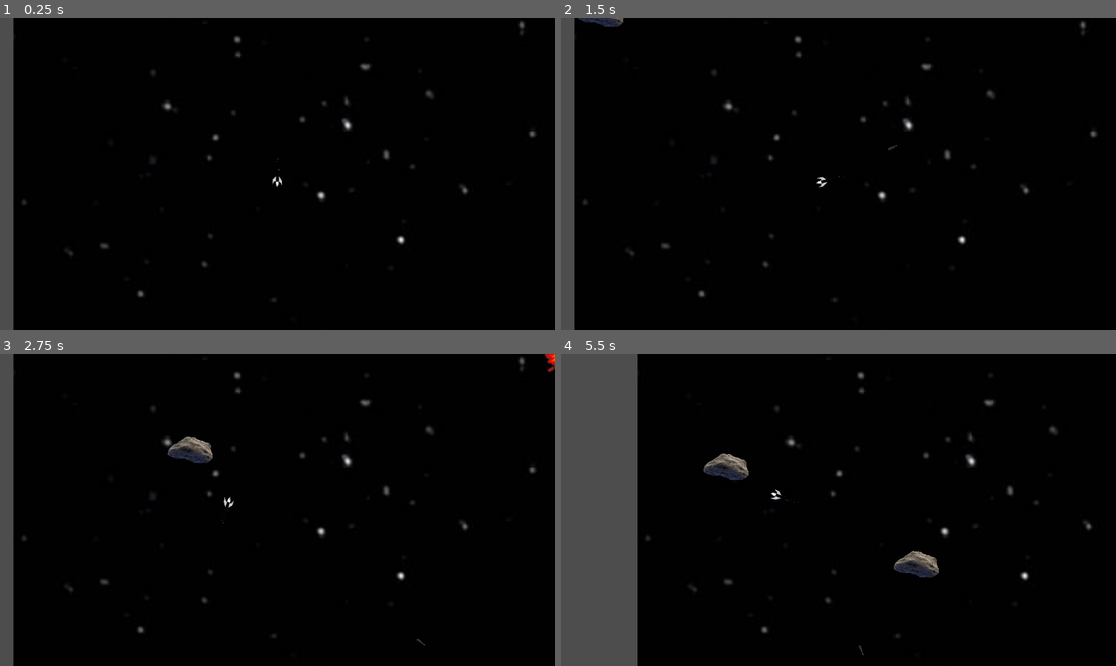
Above: before the commit, frames 1-4 (two rows, left to right).
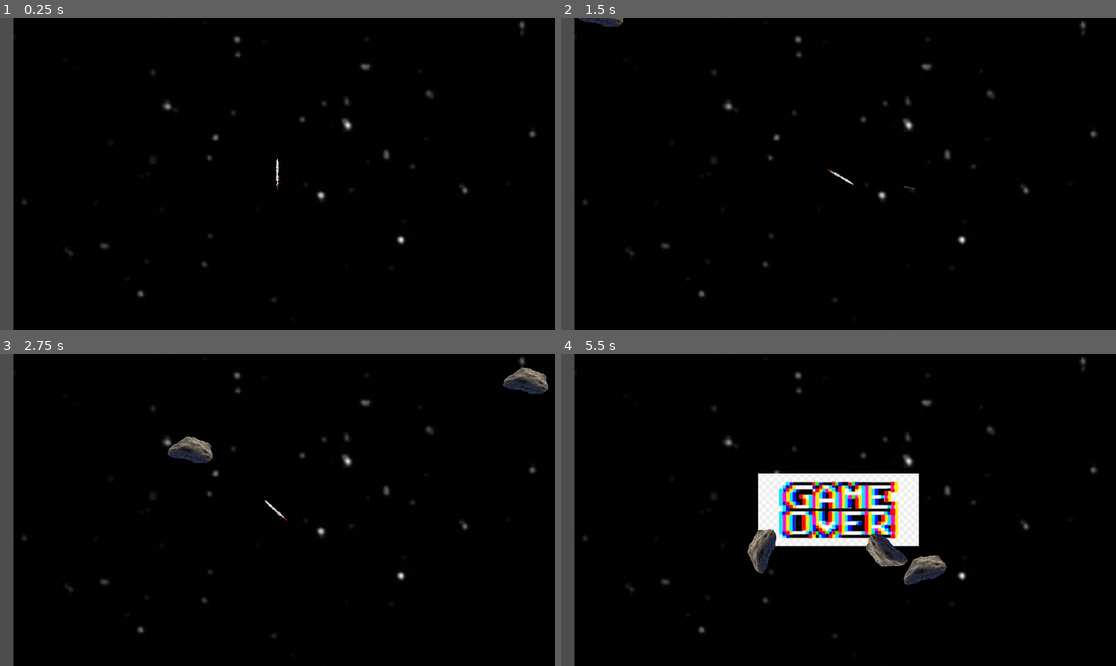
Above: after the commit, the same moments.

Repository: tralph3/PapelinusInTrouble
Game: Godot game, scene res://MainScene/MainScene.tscn
The game is run twice, just before and just after one commit, with the same random seed, the same clock (stepped at 60 frames per second) and the same inputs. Sound files missing from this copy of the repository are replaced by a short silence.
Inputs:
- Up to frame 1 (0.25 s): no input
- Up to frame 2 (1.5 s): tap Enter at 0.5 s; hold D (rotate_right) 0.53-1.28 s; tap H (shoot) at 0.6, 1.35 s; hold S (move_backwards) from 1.28 s (still down)
- Up to frame 3 (2.75 s): release S (move_backwards) at 2.03 s; hold D (rotate_right) from 2.03 s (still down); tap H (shoot) at 2.1 s
- Up to frame 4 (5.5 s): release D (rotate_right) at 2.78 s; hold W (move_forwards) 2.78-3.53 s; tap H (shoot) every 0.75 s from 2.85 to 5.1 s; hold A (rotate_left) 3.53-5.03 s; hold S (move_backwards) from 5.03 s (still down)

The runs differ from the first frame. In frame 1, less than 0.1% of the frame differs, in the area x 49-51%, y 44-56%; in frame 2, less than 0.1%; in frame 3, 0.6%; in frame 4, 20%, in the area x 2-97%, y 0-100%.

Commit message:
Make player move as in space xd

Diff:
--- a/Asteroid/Asteroid.tscn
+++ b/Asteroid/Asteroid.tscn
@@ -630,6 +630,7 @@
 
 [node name="Asteroid" type="RigidBody2D"]
 gravity_scale = 0.0
+contact_monitor = true
 script = ExtResource("1_pbhxd")
 
 [node name="Area2D" type="Area2D" parent="."]
--- a/Player/Player.gd
+++ b/Player/Player.gd
@@ -1,43 +1,38 @@
 extends RigidBody2D
 
-@export var ROTATION_SPEED = 75000.0
-@export var MAX_SPEED = 5.0
-@export var FRICTION = 0.05
-@export var ACCELERATION = 0.02
-@export var BRAKE_FRICTION = 0.1
+@export var max_velocity = 500.0
+@export var thrust = Vector2(0, 500)
+@export var torque = 2000.0
 @export var MUNITION:  PackedScene = preload("res://Bullet/Bullet.tscn")
 
-var current_speed = 0.0
-var movement_direction = Vector2(cos(rotation - PI/2), sin(rotation - PI/2))
 var can_shoot = true
 var dead = false
 
 signal died
 
-func _ready():
-	$Sprite2D.play("idle")
+func _integrate_forces(state):
+	var delta = state.step
+	if not dead:
+		handle_input(delta, state)
+	else:
+		state.set_linear_velocity(Vector2.ZERO)
+		state.set_angular_velocity(0.0)
 
-func _physics_process(delta):
-	if not dead:
-		handle_input(delta)
-
-func _integrate_forces(state):
-	var current_velocity = state.get_linear_velocity()
-	var new_velocity = clamp(current_velocity, Vector2(-MAX_SPEED, -MAX_SPEED), Vector2(MAX_SPEED, MAX_SPEED))
-	state.set_linear_velocity(new_velocity)
-
-func handle_input(delta):
-	handle_movement(delta)
+func handle_input(delta, state):
+	handle_movement(delta, state)
 	handle_shoot()
 
-func handle_movement(delta):
-	var rotation_direction = Input.get_axis("rotate_left", "rotate_right")
-	var throttle = Input.get_axis("move_backwards", "move_forwards")
-
-	movement_direction = Vector2(cos(rotation - PI/2), sin(rotation - PI/2))
-	movement_direction *= MAX_SPEED * delta * throttle
-	apply_force(movement_direction*100000)
-	apply_torque(rotation_direction * ROTATION_SPEED * delta)
+func handle_movement(delta, state):
+	if Input.is_action_pressed("move_forwards"):
+		apply_force(state.get_total_gravity() + thrust.rotated(rotation + PI))
+	else:
+		apply_force(state.get_total_gravity() + Vector2.ZERO)
+	var torque_direction = Input.get_axis("rotate_left", "rotate_right")
+	var linear_velocity_x = clamp(state.get_linear_velocity().x, -max_velocity, max_velocity)
+	var linear_velocity_y = clamp(state.get_linear_velocity().y, -max_velocity, max_velocity)
+	state.set_linear_velocity(Vector2(linear_velocity_x, linear_velocity_y))
+	print(state.get_linear_velocity())
+	apply_torque(torque * torque_direction)
 
 func handle_shoot():
 	if Input.is_action_just_pressed("shoot") and can_shoot:
@@ -64,11 +59,8 @@
 
 	return Vector2(x, y).normalized() + position
 
-func check_collision(collision: KinematicCollision2D):
-	if not collision:
-		return
-	var node = collision.get_collider()
-	if node.is_in_group("asteroids"):
+func check_collision(body):
+	if body.is_in_group("asteroids"):
 		morir()
 
 func morir():
@@ -76,15 +68,12 @@
 	$Hitbox.set_deferred("disabled", true)
 	$HitboxParte2.set_deferred("disabled", true)
 	dead = true
-	$Sprite2D.set_scale(Vector2(1, 1))
-	$Sprite2D.play("explosion")
+	$Sprite2D.hide()
 	$AudioStreamPlayer2D.play()
-	$Sprite2D.connect("animation_finished", $Sprite2D.hide)
 
 func revivir():
 	$Hitbox.set_deferred("disabled", false)
 	$HitboxParte2.set_deferred("disabled", false)
 	dead = false
-	$Sprite2D.set_scale(Vector2(0.05, 0.05))
-	$Sprite2D.play("idle")
+	rotation = 0
 	$Sprite2D.show()
--- a/Player/Player.tscn
+++ b/Player/Player.tscn
@@ -1,8 +1,7 @@
-[gd_scene load_steps=44 format=3 uid="uid://c271kwyrgj55y"]
+[gd_scene load_steps=7 format=3 uid="uid://c271kwyrgj55y"]
 
 [ext_resource type="Script" path="res://Player/Player.gd" id="1_p4tlq"]
-[ext_resource type="Texture2D" uid="uid://bfii6ppstgrw4" path="res://Player/explosion.png" id="2_t1doj"]
-[ext_resource type="Texture2D" uid="uid://dp1jhsdlaxqs4" path="res://Player/level1.png" id="3_rwnxo"]
+[ext_resource type="Texture2D" uid="uid://bwa5mq0m3t723" path="res://Player/level2.png" id="2_0s3u7"]
 [ext_resource type="AudioStream" uid="uid://pjvjc7mlpctc" path="res://Player/la_muerte.wav" id="4_bnv8g"]
 
 [sub_resource type="CapsuleShape2D" id="CapsuleShape2D_4odje"]
@@ -12,278 +11,13 @@
 radius = 3.0
 height = 40.0
 
-[sub_resource type="AtlasTexture" id="AtlasTexture_oeul3"]
-atlas = ExtResource("2_t1doj")
-region = Rect2(0, 0, 256, 256)
-
-[sub_resource type="AtlasTexture" id="AtlasTexture_yy16w"]
-atlas = ExtResource("2_t1doj")
-region = Rect2(256, 0, 256, 256)
-
-[sub_resource type="AtlasTexture" id="AtlasTexture_vfv3g"]
-atlas = ExtResource("2_t1doj")
-region = Rect2(512, 0, 256, 256)
-
-[sub_resource type="AtlasTexture" id="AtlasTexture_kr7ns"]
-atlas = ExtResource("2_t1doj")
-region = Rect2(768, 0, 256, 256)
-
-[sub_resource type="AtlasTexture" id="AtlasTexture_7xmyg"]
-atlas = ExtResource("2_t1doj")
-region = Rect2(1024, 0, 256, 256)
-
-[sub_resource type="AtlasTexture" id="AtlasTexture_crb7h"]
-atlas = ExtResource("2_t1doj")
-region = Rect2(1280, 0, 256, 256)
-
-[sub_resource type="AtlasTexture" id="AtlasTexture_w4upq"]
-atlas = ExtResource("2_t1doj")
-region = Rect2(1536, 0, 256, 256)
-
-[sub_resource type="AtlasTexture" id="AtlasTexture_e5c51"]
-atlas = ExtResource("2_t1doj")
-region = Rect2(1792, 0, 256, 256)
-
-[sub_resource type="AtlasTexture" id="AtlasTexture_1j7sb"]
-atlas = ExtResource("2_t1doj")
-region = Rect2(0, 256, 256, 256)
-
-[sub_resource type="AtlasTexture" id="AtlasTexture_75bor"]
-atlas = ExtResource("2_t1doj")
-region = Rect2(256, 256, 256, 256)
-
-[sub_resource type="AtlasTexture" id="AtlasTexture_l3xfv"]
-atlas = ExtResource("2_t1doj")
-region = Rect2(512, 256, 256, 256)
-
-[sub_resource type="AtlasTexture" id="AtlasTexture_fpd7q"]
-atlas = ExtResource("2_t1doj")
-region = Rect2(768, 256, 256, 256)
-
-[sub_resource type="AtlasTexture" id="AtlasTexture_gekq6"]
-atlas = ExtResource("2_t1doj")
-region = Rect2(1024, 256, 256, 256)
-
-[sub_resource type="AtlasTexture" id="AtlasTexture_sgnpd"]
-atlas = ExtResource("2_t1doj")
-region = Rect2(1280, 256, 256, 256)
-
-[sub_resource type="AtlasTexture" id="AtlasTexture_arlhc"]
-atlas = ExtResource("2_t1doj")
-region = Rect2(1536, 256, 256, 256)
-
-[sub_resource type="AtlasTexture" id="AtlasTexture_wlg8b"]
-atlas = ExtResource("2_t1doj")
-region = Rect2(1792, 256, 256, 256)
-
-[sub_resource type="AtlasTexture" id="AtlasTexture_snsav"]
-atlas = ExtResource("2_t1doj")
-region = Rect2(0, 512, 256, 256)
-
-[sub_resource type="AtlasTexture" id="AtlasTexture_sxqoq"]
-atlas = ExtResource("2_t1doj")
-region = Rect2(256, 512, 256, 256)
-
-[sub_resource type="AtlasTexture" id="AtlasTexture_g3025"]
-atlas = ExtResource("2_t1doj")
-region = Rect2(512, 512, 256, 256)
-
-[sub_resource type="AtlasTexture" id="AtlasTexture_g1qxs"]
-atlas = ExtResource("2_t1doj")
-region = Rect2(768, 512, 256, 256)
-
-[sub_resource type="AtlasTexture" id="AtlasTexture_w7m2s"]
-atlas = ExtResource("2_t1doj")
-region = Rect2(1024, 512, 256, 256)
-
-[sub_resource type="AtlasTexture" id="AtlasTexture_cnoi6"]
-atlas = ExtResource("2_t1doj")
-region = Rect2(1280, 512, 256, 256)
-
-[sub_resource type="AtlasTexture" id="AtlasTexture_cdt7j"]
-atlas = ExtResource("2_t1doj")
-region = Rect2(1536, 512, 256, 256)
-
-[sub_resource type="AtlasTexture" id="AtlasTexture_gxph6"]
-atlas = ExtResource("2_t1doj")
-region = Rect2(1792, 512, 256, 256)
-
-[sub_resource type="AtlasTexture" id="AtlasTexture_o3mgd"]
-atlas = ExtResource("2_t1doj")
-region = Rect2(0, 768, 256, 256)
-
-[sub_resource type="AtlasTexture" id="AtlasTexture_11sb4"]
-atlas = ExtResource("2_t1doj")
-region = Rect2(256, 768, 256, 256)
-
-[sub_resource type="AtlasTexture" id="AtlasTexture_wd4rk"]
-atlas = ExtResource("2_t1doj")
-region = Rect2(512, 768, 256, 256)
-
-[sub_resource type="AtlasTexture" id="AtlasTexture_apkwy"]
-atlas = ExtResource("2_t1doj")
-region = Rect2(768, 768, 256, 256)
-
-[sub_resource type="AtlasTexture" id="AtlasTexture_faooo"]
-atlas = ExtResource("2_t1doj")
-region = Rect2(1024, 768, 256, 256)
-
-[sub_resource type="AtlasTexture" id="AtlasTexture_nyyxc"]
-atlas = ExtResource("2_t1doj")
-region = Rect2(1280, 768, 256, 256)
-
-[sub_resource type="AtlasTexture" id="AtlasTexture_t70qd"]
-atlas = ExtResource("2_t1doj")
-region = Rect2(1536, 768, 256, 256)
-
-[sub_resource type="AtlasTexture" id="AtlasTexture_d3f4o"]
-atlas = ExtResource("2_t1doj")
-region = Rect2(1792, 768, 256, 256)
-
-[sub_resource type="AtlasTexture" id="AtlasTexture_nj8ie"]
-atlas = ExtResource("2_t1doj")
-region = Rect2(0, 1024, 256, 256)
-
-[sub_resource type="AtlasTexture" id="AtlasTexture_wcb6x"]
-atlas = ExtResource("2_t1doj")
-region = Rect2(256, 1024, 256, 256)
-
-[sub_resource type="AtlasTexture" id="AtlasTexture_7r6th"]
-atlas = ExtResource("2_t1doj")
-region = Rect2(768, 1024, 256, 256)
-
-[sub_resource type="SpriteFrames" id="SpriteFrames_fvx5u"]
-animations = [{
-"frames": [{
-"duration": 1.0,
-"texture": SubResource("AtlasTexture_oeul3")
-}, {
-"duration": 1.0,
-"texture": SubResource("AtlasTexture_yy16w")
-}, {
-"duration": 1.0,
-"texture": SubResource("AtlasTexture_vfv3g")
-}, {
-"duration": 1.0,
-"texture": SubResource("AtlasTexture_kr7ns")
-}, {
-"duration": 1.0,
-"texture": SubResource("AtlasTexture_7xmyg")
-}, {
-"duration": 1.0,
-"texture": SubResource("AtlasTexture_crb7h")
-}, {
-"duration": 1.0,
-"texture": SubResource("AtlasTexture_w4upq")
-}, {
-"duration": 1.0,
-"texture": SubResource("AtlasTexture_e5c51")
-}, {
-"duration": 1.0,
-"texture": SubResource("AtlasTexture_1j7sb")
-}, {
-"duration": 1.0,
-"texture": SubResource("AtlasTexture_75bor")
-}, {
-"duration": 1.0,
-"texture": SubResource("AtlasTexture_l3xfv")
-}, {
-"duration": 1.0,
-"texture": SubResource("AtlasTexture_fpd7q")
-}, {
-"duration": 1.0,
-"texture": SubResource("AtlasTexture_gekq6")
-}, {
-"duration": 1.0,
-"texture": SubResource("AtlasTexture_sgnpd")
-}, {
-"duration": 1.0,
-"texture": SubResource("AtlasTexture_arlhc")
-}, {
-"duration": 1.0,
-"texture": SubResource("AtlasTexture_wlg8b")
-}, {
-"duration": 1.0,
-"texture": SubResource("AtlasTexture_snsav")
-}, {
-"duration": 1.0,
-"texture": SubResource("AtlasTexture_sxqoq")
-}, {
-"duration": 1.0,
-"texture": SubResource("AtlasTexture_g3025")
-}, {
-"duration": 1.0,
-"texture": SubResource("AtlasTexture_g1qxs")
-}, {
-"duration": 1.0,
-"texture": SubResource("AtlasTexture_w7m2s")
-}, {
-"duration": 1.0,
-"texture": SubResource("AtlasTexture_cnoi6")
-}, {
-"duration": 1.0,
-"texture": SubResource("AtlasTexture_cdt7j")
-}, {
-"duration": 1.0,
-"texture": SubResource("AtlasTexture_gxph6")
-}, {
-"duration": 1.0,
-"texture": SubResource("AtlasTexture_o3mgd")
-}, {
-"duration": 1.0,
-"texture": SubResource("AtlasTexture_11sb4")
-}, {
-"duration": 1.0,
-"texture": SubResource("AtlasTexture_wd4rk")
-}, {
-"duration": 1.0,
-"texture": SubResource("AtlasTexture_apkwy")
-}, {
-"duration": 1.0,
-"texture": SubResource("AtlasTexture_faooo")
-}, {
-"duration": 1.0,
-"texture": SubResource("AtlasTexture_nyyxc")
-}, {
-"duration": 1.0,
-"texture": SubResource("AtlasTexture_t70qd")
-}, {
-"duration": 1.0,
-"texture": SubResource("AtlasTexture_d3f4o")
-}, {
-"duration": 1.0,
-"texture": SubResource("AtlasTexture_nj8ie")
-}, {
-"duration": 1.0,
-"texture": SubResource("AtlasTexture_nj8ie")
-}, {
-"duration": 1.0,
-"texture": SubResource("AtlasTexture_wcb6x")
-}, {
-"duration": 1.0,
-"texture": SubResource("AtlasTexture_wcb6x")
-}, {
-"duration": 1.0,
-"texture": SubResource("AtlasTexture_7r6th")
-}],
-"loop": false,
-"name": &"explosion",
-"speed": 24.0
-}, {
-"frames": [{
-"duration": 1.0,
-"texture": ExtResource("3_rwnxo")
-}],
-"loop": true,
-"name": &"idle",
-"speed": 5.0
-}]
-
 [sub_resource type="CircleShape2D" id="CircleShape2D_ni688"]
 radius = 133.004
 
 [node name="Player" type="RigidBody2D"]
 gravity_scale = 0.0
+max_contacts_reported = 1
+contact_monitor = true
 script = ExtResource("1_p4tlq")
 
 [node name="Hitbox" type="CollisionShape2D" parent="."]
@@ -294,11 +28,10 @@
 position = Vector2(0, -13)
 shape = SubResource("CapsuleShape2D_8d64e")
 
-[node name="Sprite2D" type="AnimatedSprite2D" parent="."]
+[node name="Sprite2D" type="Sprite2D" parent="."]
 rotation = -0.785398
 scale = Vector2(0.05, 0.05)
-sprite_frames = SubResource("SpriteFrames_fvx5u")
-animation = &"explosion"
+texture = ExtResource("2_0s3u7")
 
 [node name="Uretra" type="Marker2D" parent="."]
 position = Vector2(0, -40)
@@ -320,4 +53,5 @@
 [node name="AudioStreamPlayer2D" type="AudioStreamPlayer2D" parent="."]
 stream = ExtResource("4_bnv8g")
 
+[connection signal="body_entered" from="." to="." method="check_collision"]
 [connection signal="timeout" from="ShotCooldown" to="." method="reset_can_shoot"]
